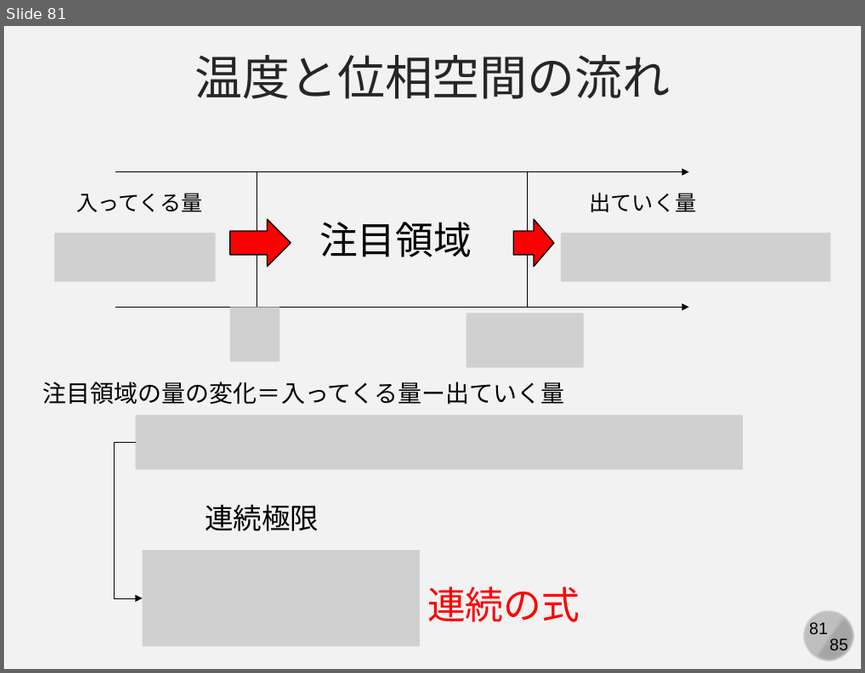
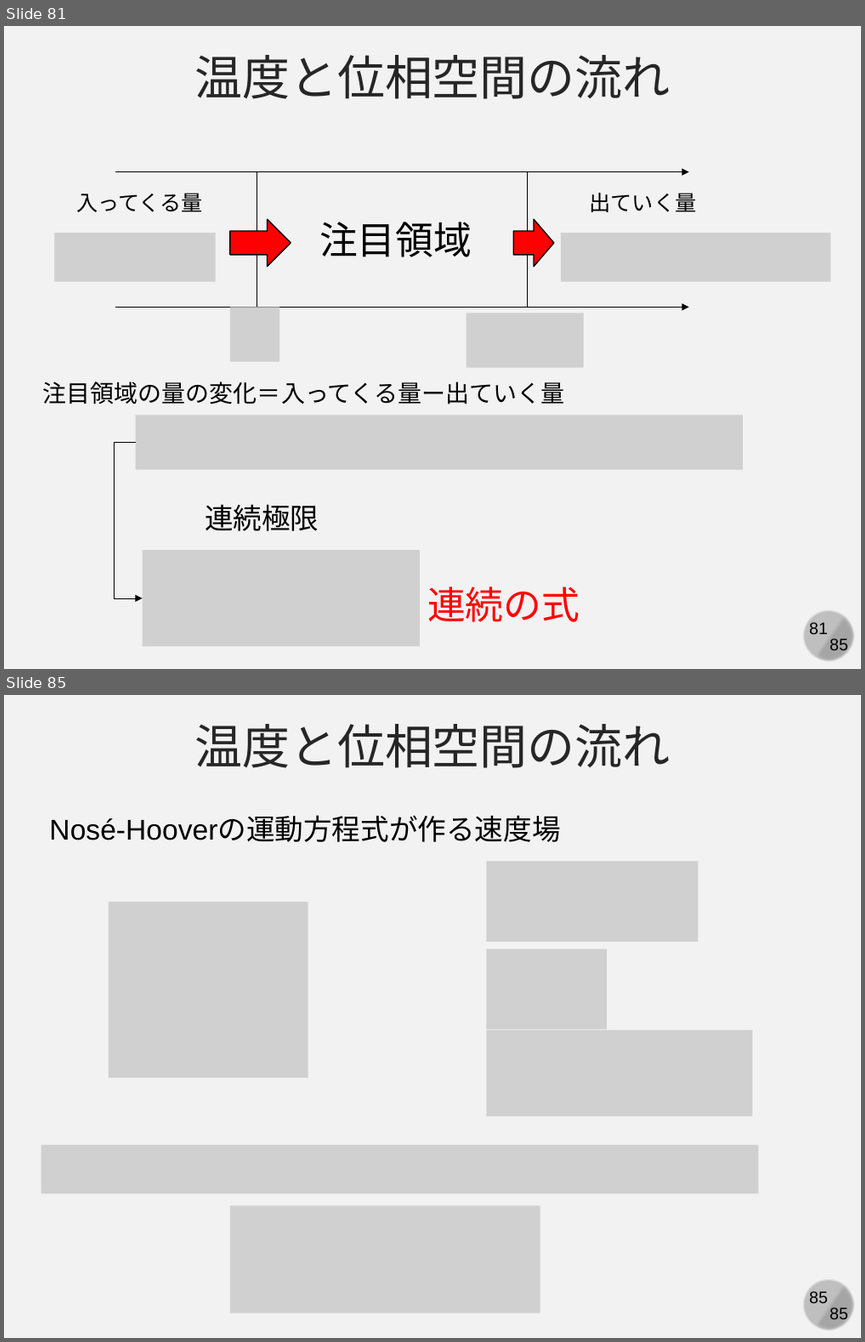
Before and after one commit to kaityo256/simulation_engineering, a slide deck: 06_md_observable/simulation06.pptx. Shown one above the other, each under a label of ours: slide 81 before the commit, slides 81 and 85 after it; the slides between them are not shown. The pictures are 865x673 and 865x1342 pixels, drawn with LibreOffice and Linux fonts; fonts in the diff are those of the drawing; grey boxes stand for pictures. Boxes give left, top, right and bottom in pixels: in the first picture for what was removed or moved away, otherwise in the second. Text is boxed around its words. In the diff, an @@ line names an element or a change of style, - is before the commit and + after.

```diff
--- a/06_md_observable/simulation06.pptx
+++ b/06_md_observable/simulation06.pptx
@@ slide 85 added at (x1=4, y1=695, x2=861, y2=1338), background #F2F2F2; not listed: 4 template elements that a slide beside it also shows @@
@@ text added at (x1=194, y1=724, x2=670, y2=768), 40 pt, text #262626 @@
+温度と位相空間の流れ
@@ text added at (x1=49, y1=817, x2=560, y2=842), 24 pt, text #000000 @@
+Nosé-Hooverの運動方程式が作る速度場
@@ picture added at (x1=487, y1=862, x2=698, y2=941) @@
@@ picture added at (x1=109, y1=902, x2=308, y2=1077) @@
@@ picture added at (x1=487, y1=948, x2=607, y2=1029) @@
@@ picture added at (x1=487, y1=1030, x2=753, y2=1117) @@
@@ picture added at (x1=41, y1=1145, x2=758, y2=1194) @@
@@ picture added at (x1=230, y1=1205, x2=540, y2=1312) @@
```
Also in this commit, not shown: 4 other slides added.
